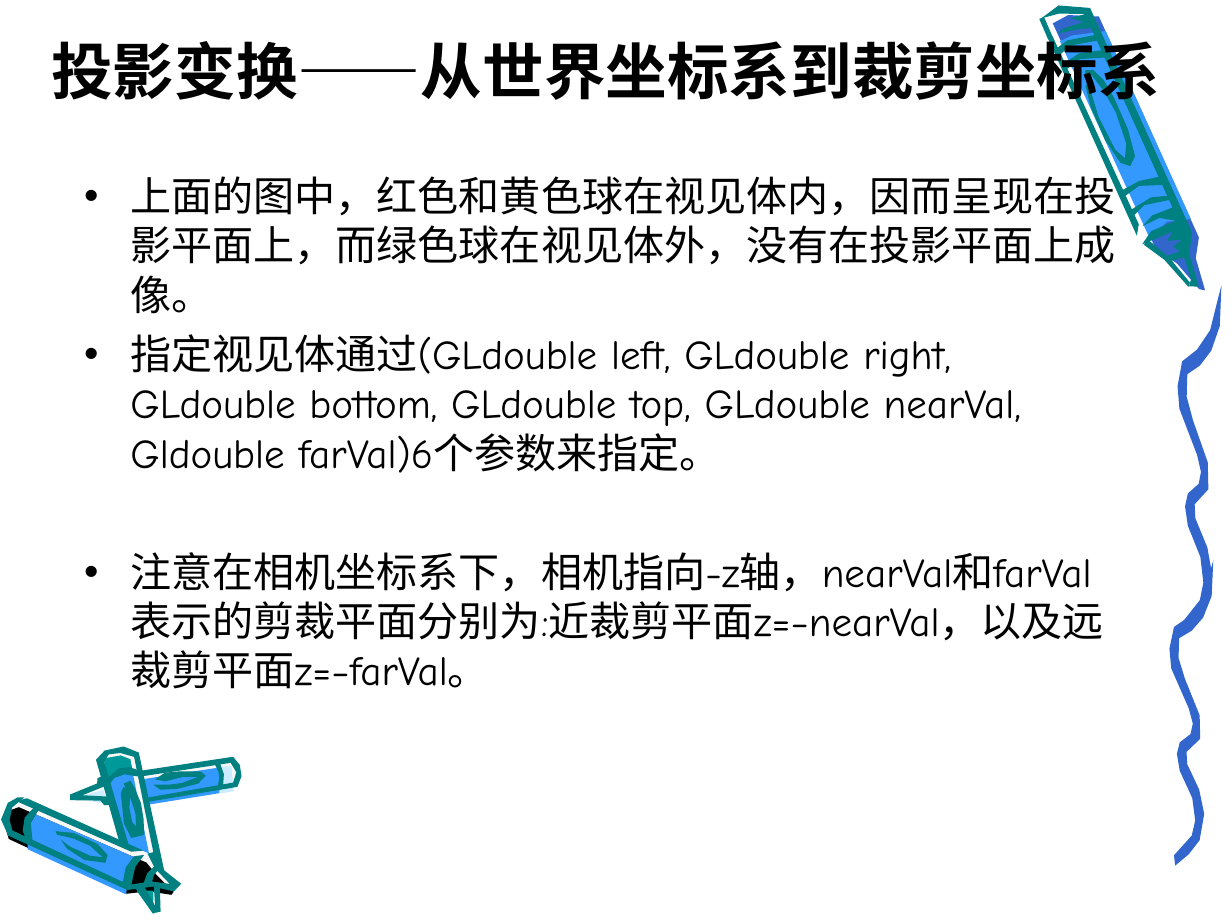
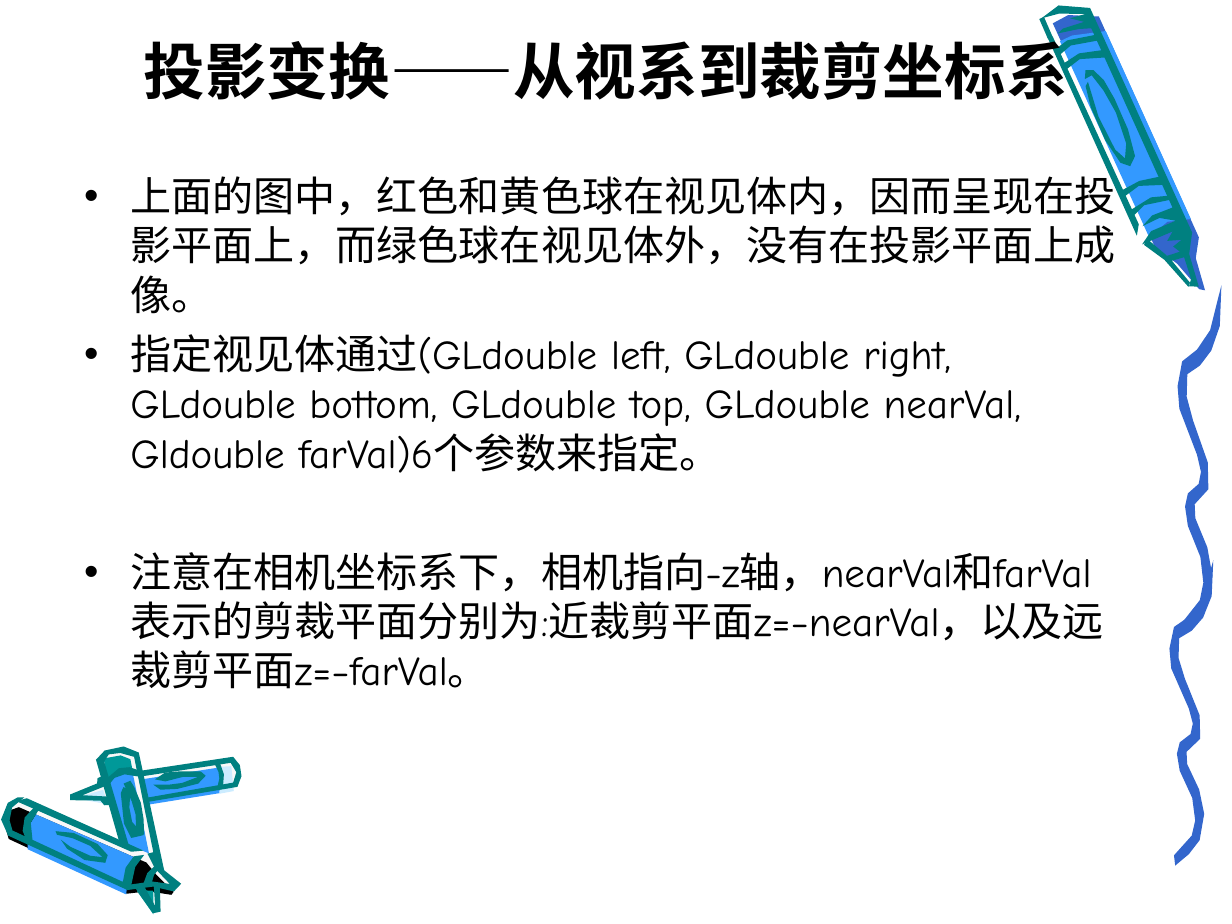
Before and after one commit to gudianxiaoshuo/openglES, a slide deck: slide 28 of PPT/模型转换.ppt (slide 13 before the commit). Drawn at 1232x924 pixels with LibreOffice and Linux fonts; fonts in the diff are those of the drawing; background and template pictures are left out. Boxes give left, top, right and bottom in pixels: in the first picture for what was removed or moved away, otherwise in the second. Text is boxed around its words. In the diff, an @@ line names an element or a change of style, - is before the commit and + after.

Commit message:
模型变换PPT

```diff
--- a/PPT/模型转换.ppt
+++ b/PPT/模型转换.ppt
@@ title at [144, 31, 1068, 100]: text changed @@
-投影变换——从世界坐标系到裁剪坐标系
+投影变换——从视系到裁剪坐标系
```
Also in this commit, not shown: 10 other slides changed, 15 slides added, 70 slides removed.
